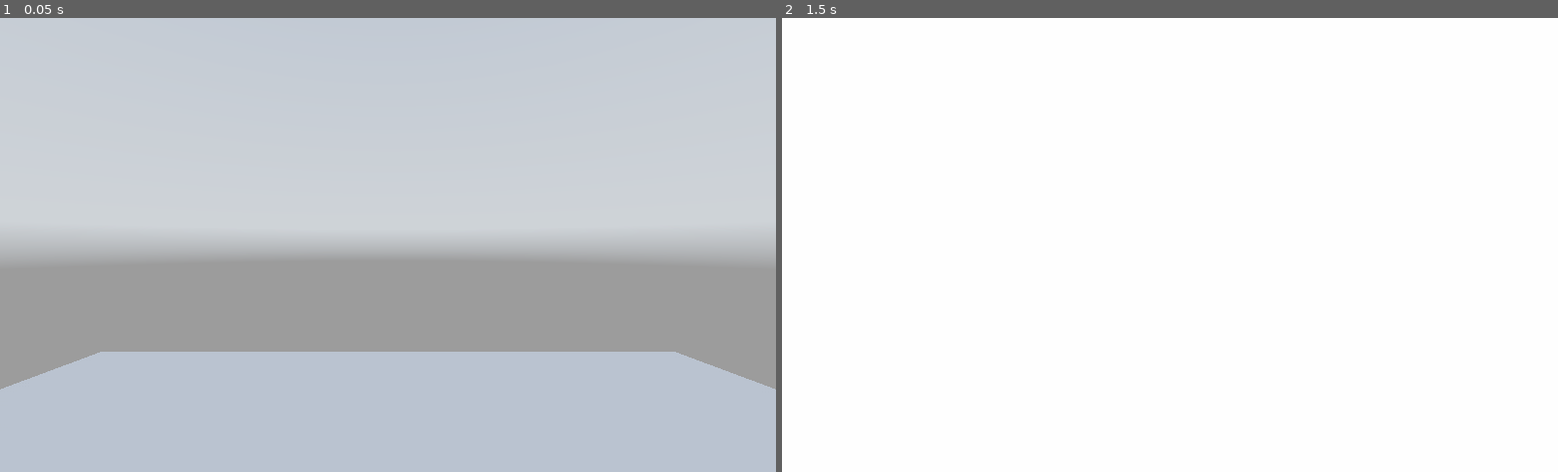
Above: before the commit, frames 1-2 (left to right).
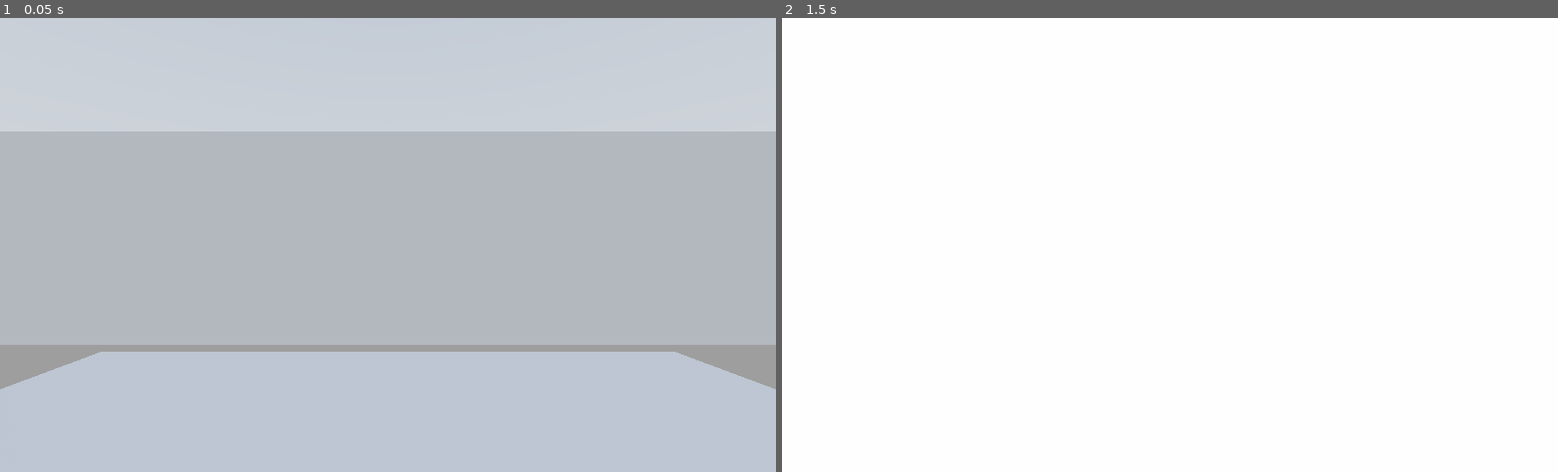
Above: after the commit, the same moments.

Repository: MilkAndBanana01/GODOT-FPS-Toolkit
Game: Godot game, scene res://World.tscn
Two runs of this game, one before a commit and one after it. Both use one fixed random seed, a clock stepped at 60 frames per second and the inputs below. A sky picture missing from this copy of the repository is replaced by a grey-blue gradient.
Inputs (mouse positions are in pixels of both pictures, inside the frame that each line leads up to):
- Up to frame 1 (0.05 s): no input
- Up to frame 2 (1.5 s): tap Enter at 0.5 s; move the mouse to (1208, 245) at 0.52 s; hold Ctrl (crouch) 0.53-1.28 s; hold W (move_forward) from 0.53 s (still down); tap Space (jump) at 0.77, 1.25 s; tap Shift (run) at 0.8, 1.35 s; move the mouse to (1131, 245) at 1.27 s

The runs differ from the first frame. In frame 1, 35% of the frame differs, in the area x 0-100%, y 25-73%; in frame 2, nothing differs.

Commit message:
Added crouching stuff

Diff:
--- a/GODOT FPS Toolkit (Godot 3.4)/Player/Abilities/Camera/Camera.gd
+++ b/GODOT FPS Toolkit (Godot 3.4)/Player/Abilities/Camera/Camera.gd
@@ -5,6 +5,7 @@
 
 var movementNode
 var crouchNode
+var runNode
 
 var currentHeight : float
 
@@ -34,25 +35,28 @@
 		camera.call_deferred('set_owner',player)
 
 func _input(event: InputEvent) -> void:
-	if Input.is_action_pressed('crouch'):
+	if Input.is_action_pressed('crouch') and (runNode.allowRunningWhileCrouching or not Input.is_action_pressed('run')):
 		currentHeight = crouchNode.crouchHeight
 	else:
 		currentHeight = movementNode.height
 
 func _ready():
-	if Engine.is_editor_hint() == false:
+	if not Engine.editor_hint:
 		if get_parent() is KinematicBody:
 			player = get_parent()
 		else:
 			player = owner.get_parent()
 		movementNode = player.get_node('Movement')
 		crouchNode = player.get_node('Movement/Crouch')
+		runNode = player.get_node('Movement/Run')
 		addCamera()
+
 func _process(delta: float) -> void:
-	if crouchNode.heightConfiguration == 0:
-		head.translation.y = currentHeight
-	else:
-		head.translation.y = lerp(head.translation.y,currentHeight,crouchNode.heightInterpolation * delta)
+	if not Engine.editor_hint:
+		if crouchNode.heightConfiguration == 0:
+			head.translation.y = currentHeight
+		else:
+			head.translation.y = lerp(head.translation.y,currentHeight,crouchNode.heightInterpolation * delta)
 
 func updateHeight(h):
 	head.translation.y = h
--- a/GODOT FPS Toolkit (Godot 3.4)/Player/Abilities/Movement/Crouch/Crouch.gd
+++ b/GODOT FPS Toolkit (Godot 3.4)/Player/Abilities/Movement/Crouch/Crouch.gd
@@ -11,6 +11,7 @@
 var player
 var collision = CollisionShape.new()
 var capsule = CapsuleShape.new()
+var raycast = RayCast.new()
 
 var movementNode
 
--- a/GODOT FPS Toolkit (Godot 3.4)/Player/Abilities/Movement/Move/Move.gd
+++ b/GODOT FPS Toolkit (Godot 3.4)/Player/Abilities/Movement/Move/Move.gd
@@ -58,7 +58,8 @@
 			if Input.is_action_just_pressed('jump') and gravityNode.jumpCount < jumpNode.jumpLimit:
 				movePlayer()
 				retroMovement(speed + airMomentumSpeed)
-	if Input.is_action_pressed('crouch'):
+	if Input.is_action_pressed('crouch') and player.is_on_floor() \
+	and (runNode.allowRunningWhileCrouching or not Input.is_action_pressed('run')):
 		crouchNode.collision.disabled = false
 		movementNode.collision.disabled = true
 	else:
--- a/GODOT FPS Toolkit (Godot 3.4)/Player/Abilities/Movement/Run/Run.gd
+++ b/GODOT FPS Toolkit (Godot 3.4)/Player/Abilities/Movement/Run/Run.gd
@@ -2,4 +2,5 @@
 
 export var enabled := true
 export var runningSpeed := 5
-export var allowMidAir := false
+export var allowRunningMidAir := false
+export var allowRunningWhileCrouching := false
--- a/GODOT FPS Toolkit (Godot 3.4)/World.tscn
+++ b/GODOT FPS Toolkit (Godot 3.4)/World.tscn
@@ -11,6 +11,12 @@
 use_collision = true
 width = 17.6598
 depth = 19.9429
+
+[node name="CSGBox2" type="CSGBox" parent="."]
+transform = Transform( 1, 0, 0, 0, 1, 0, 0, 0, 1, 0, 4.35253, -4.10802 )
+use_collision = true
+width = 17.6598
+depth = 2.13773
 
 [node name="Player" parent="." instance=ExtResource( 1 )]
 transform = Transform( 1, 0, 0, 0, 1, 0, 0, 0, 1, 0, 4.30265, 0 )
